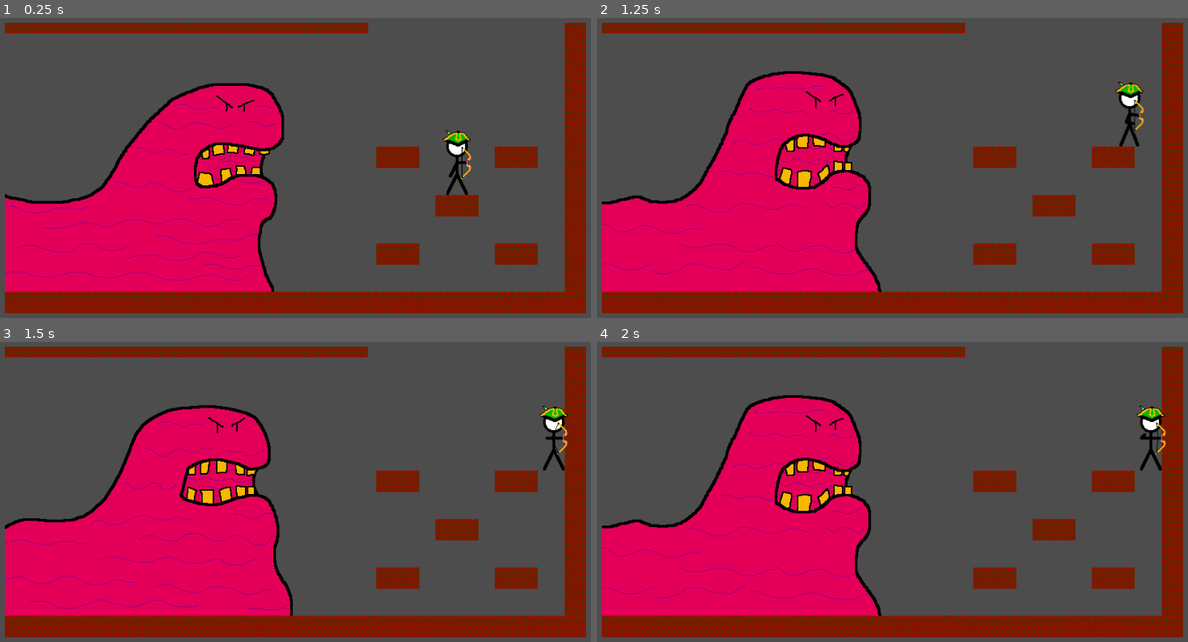
Above: before the commit, frames 1-4 (two rows, left to right).
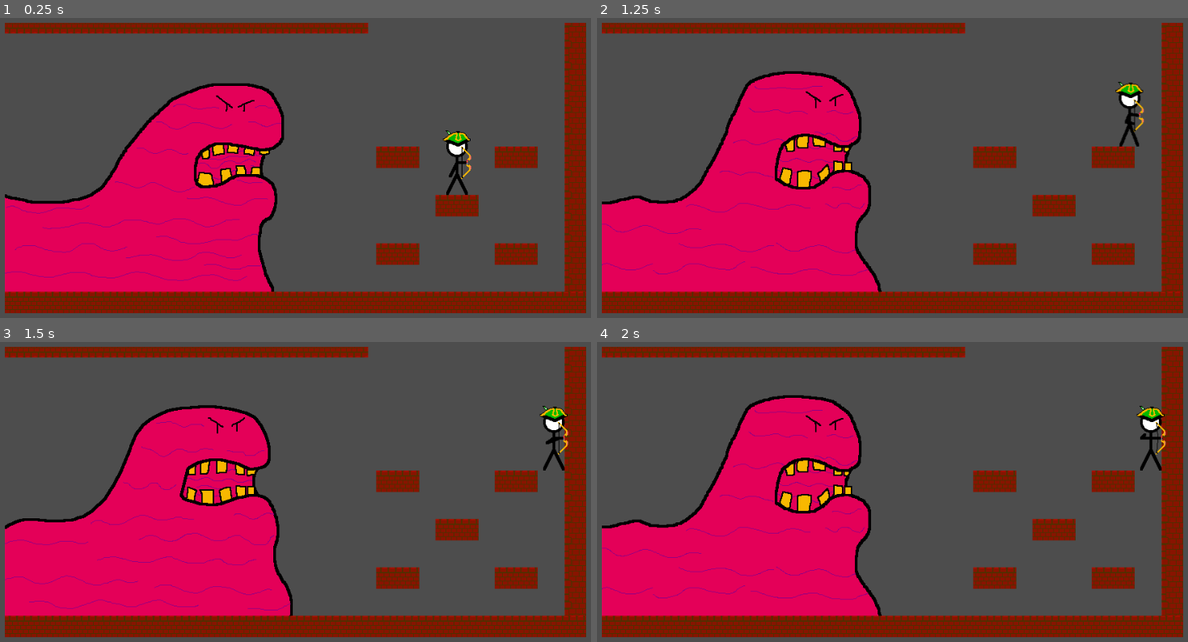
Above: after the commit, the same moments.

Repository: Aelern/AlphaWare
Game: Godot game, scene res://Levels/microgame_manager.tscn
Same seed, same stepped clock (60 frames per second), same inputs: the game is played once before the commit and once after it.
Inputs:
- Up to frame 1 (0.25 s): no input
- Up to frame 2 (1.25 s): hold Right (right) from 0.53 s (still down); tap Space (action) at 0.6 s; tap Up (up) at 0.77, 1.07 s; tap Ctrl (action2) at 0.8 s
- Up to frame 3 (1.5 s): keep holding Right (right); tap Ctrl (action2) at 1.35 s
- Up to frame 4 (2 s): keep holding Right (right); tap Up (up) at 1.52, 1.55, 1.82 s

Frames 1-2 are identical in both runs. In frame 3, 0.1% of the frame differs, in the area x 92-97%, y 26-38%; in frame 4, nothing differs.

Commit message:
Switching bowman animated_sprite to sprite with animation_player

Diff:
--- a/Actors/Maple/bowman.gd
+++ b/Actors/Maple/bowman.gd
@@ -1,7 +1,8 @@
 class_name Bowman
 extends CharacterBody2D
 
-@onready var animated_sprite = $AnimatedSprite2D
+@onready var animation_player = $AnimationPlayer
+@onready var sprite = $Sprite2D
 @onready var targetbox = $TargetboxComponent
 
 @export var top_speed = 175
@@ -30,56 +31,60 @@
 	move_and_slide()
 
 func grounded_state(delta: float):
-
 	var dir = 0
 	if Input.is_action_pressed("left"):
 		dir = dir - 1
 	if Input.is_action_pressed("right"):
 		dir = dir + 1
 	if dir != 0:
-		if animated_sprite.animation == "default":
-			animated_sprite.play("walk")
+		if animation_player.current_animation != "walk":
+			animation_player.play("walk")
 		own_speed.x = clamp(own_speed.x + acceleration * dir * delta, top_speed * -1, top_speed)
 		if dir == 1 and not facing_right:
 			facing_right = true
-			animated_sprite.flip_h = false
+			sprite.flip_h = false
 			targetbox.scale = Vector2(1, 1)
 			own_speed.x = clamp(own_speed.x + deceleration * dir * delta, top_speed * -1, top_speed)
 		elif dir == -1 and facing_right:
 			facing_right = false
-			animated_sprite.flip_h = true
+			sprite.flip_h = true
 			targetbox.scale = Vector2(-1, 1)
 			own_speed.x = clamp(own_speed.x + deceleration * dir * delta, top_speed * -1, top_speed)
 	else:
-		if animated_sprite.animation == "walk":
-			animated_sprite.play("default")
+		if animation_player.current_animation == "walk":
+			animation_player.play("RESET")
 		if own_speed.x > 0:
 			own_speed.x = clamp(own_speed.x - deceleration * delta, 0, top_speed)
 		elif own_speed.x < 0:
 			own_speed.x = clamp(own_speed.x + deceleration * delta, top_speed * -1, 0)
 	if not is_on_floor():
 		player_state = States.AIR
-		animated_sprite.play("jump")
+		animation_player.play("jump")
 	elif Input.is_action_just_pressed("action"):
 		own_speed.y = jump_speed * -1
 		player_state = States.AIR
-		animated_sprite.play("jump")
+		animation_player.play("jump")
 	elif Input.is_action_just_pressed("action2"):
 		player_state = States.ATTACK
-		animated_sprite.play("shoot")
+		animation_player.play("attack")
 
 	velocity = own_speed
 
 func air_state(delta: float):
 	own_speed.y = clamp(own_speed.y + (gravity * delta), jump_speed * -2, terminal_velocity)
 	if is_on_floor():
-		animated_sprite.play("default")
+		animation_player.play("RESET")
 		player_state = States.GROUND
 		own_speed.y = 0
 	velocity = own_speed
 
 func attack_state(delta: float):
-	print("Watch out, I'm shooting at you")
+	#Eventually there might be stuff in here
+	facing_right = facing_right
 
 func hitstun_state(delta: float):
 	print("Ouch")
+
+func select_target():
+	var targets = targetbox.get_targets()
+	print(str(targets))
--- a/Actors/Maple/bowman.tscn
+++ b/Actors/Maple/bowman.tscn
@@ -59,7 +59,7 @@
 "duration": 1.0,
 "texture": SubResource("AtlasTexture_i2f5h")
 }],
-"loop": true,
+"loop": false,
 "name": &"default",
 "speed": 8.0
 }, {
@@ -108,6 +108,82 @@
 "name": &"walk",
 "speed": 8.0
 }]
+
+[sub_resource type="Animation" id="Animation_gsf4a"]
+length = 0.001
+step = 0.125
+tracks/0/type = "value"
+tracks/0/imported = false
+tracks/0/enabled = true
+tracks/0/path = NodePath("Sprite2D:frame")
+tracks/0/interp = 1
+tracks/0/loop_wrap = true
+tracks/0/keys = {
+"times": PackedFloat32Array(0),
+"transitions": PackedFloat32Array(1),
+"update": 1,
+"values": [0]
+}
+
+[sub_resource type="Animation" id="Animation_ut8t2"]
+resource_name = "attack"
+length = 0.625
+step = 0.125
+tracks/0/type = "value"
+tracks/0/imported = false
+tracks/0/enabled = true
+tracks/0/path = NodePath("Sprite2D:frame")
+tracks/0/interp = 1
+tracks/0/loop_wrap = true
+tracks/0/keys = {
+"times": PackedFloat32Array(0, 0.125, 0.25, 0.5),
+"transitions": PackedFloat32Array(1, 1, 1, 1),
+"update": 1,
+"values": [6, 7, 8, 9]
+}
+
+[sub_resource type="Animation" id="Animation_i2f5h"]
+resource_name = "jump"
+length = 0.125
+step = 0.125
+tracks/0/type = "value"
+tracks/0/imported = false
+tracks/0/enabled = true
+tracks/0/path = NodePath("Sprite2D:frame")
+tracks/0/interp = 1
+tracks/0/loop_wrap = true
+tracks/0/keys = {
+"times": PackedFloat32Array(0),
+"transitions": PackedFloat32Array(1),
+"update": 1,
+"values": [5]
+}
+
+[sub_resource type="Animation" id="Animation_e6by0"]
+resource_name = "walk"
+length = 0.625
+loop_mode = 1
+step = 0.125
+tracks/0/type = "value"
+tracks/0/imported = false
+tracks/0/enabled = true
+tracks/0/path = NodePath("Sprite2D:frame")
+tracks/0/interp = 1
+tracks/0/loop_wrap = true
+tracks/0/keys = {
+"times": PackedFloat32Array(0, 0.125, 0.25, 0.375, 0.5),
+"transitions": PackedFloat32Array(1, 1, 1, 1, 1),
+"update": 1,
+"values": [1, 2, 3, 4, 0]
+}
+
+[sub_resource type="AnimationLibrary" id="AnimationLibrary_d7oou"]
+_data = {
+&"RESET": SubResource("Animation_gsf4a"),
+&"attack": SubResource("Animation_ut8t2"),
+&"jump": SubResource("Animation_i2f5h"),
+&"walk": SubResource("Animation_e6by0")
+}
 
 [node name="Bowman" type="CharacterBody2D"]
 script = ExtResource("1_bly47")
@@ -137,8 +213,16 @@
 metadata/_custom_type_script = "uid://dxm87v2vccskn"
 
 [node name="AnimatedSprite2D" type="AnimatedSprite2D" parent="."]
+visible = false
 sprite_frames = SubResource("SpriteFrames_s5hh6")
-animation = &"shoot"
 autoplay = "default"
 
+[node name="Sprite2D" type="Sprite2D" parent="."]
+texture = ExtResource("4_e6by0")
+hframes = 4
+vframes = 3
+
 [node name="AnimationPlayer" type="AnimationPlayer" parent="."]
+libraries = {
+&"": SubResource("AnimationLibrary_d7oou")
+}
Not shown: 1 places in Actors/Maple/bowman.tscn that only renumber resources
